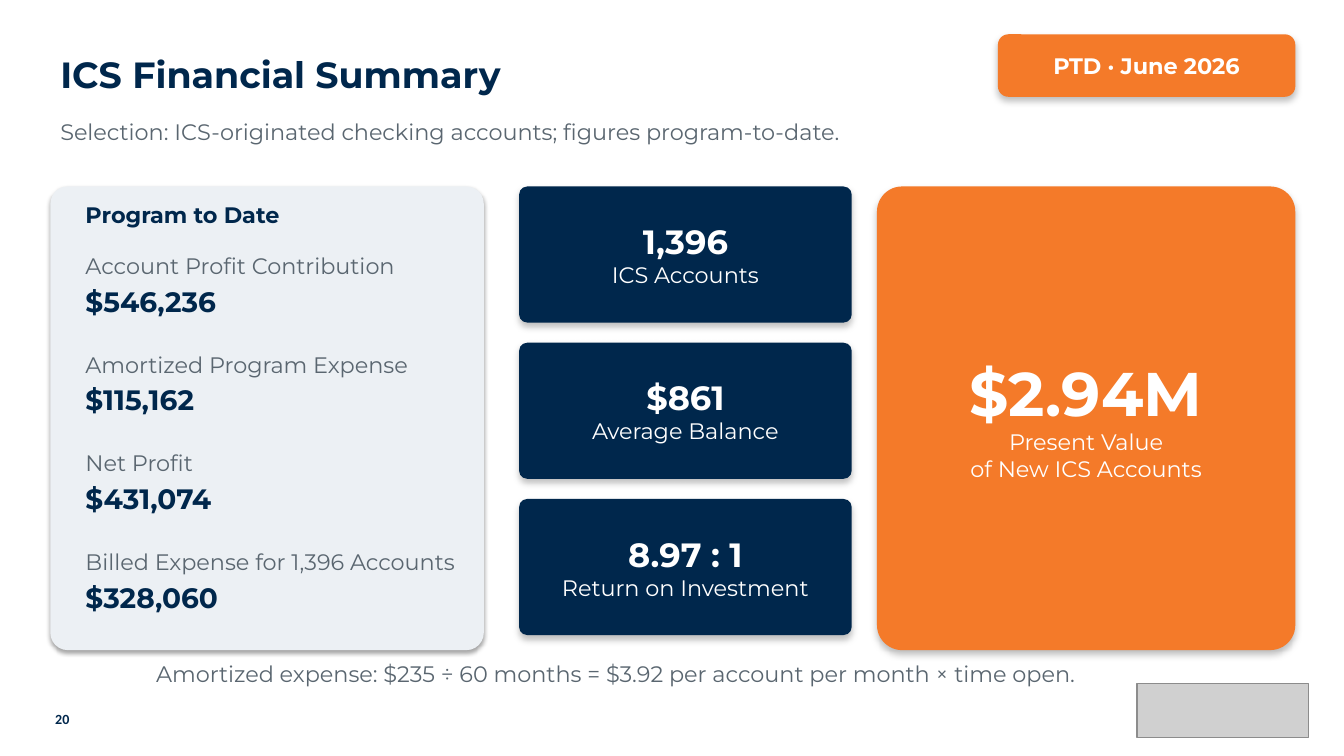
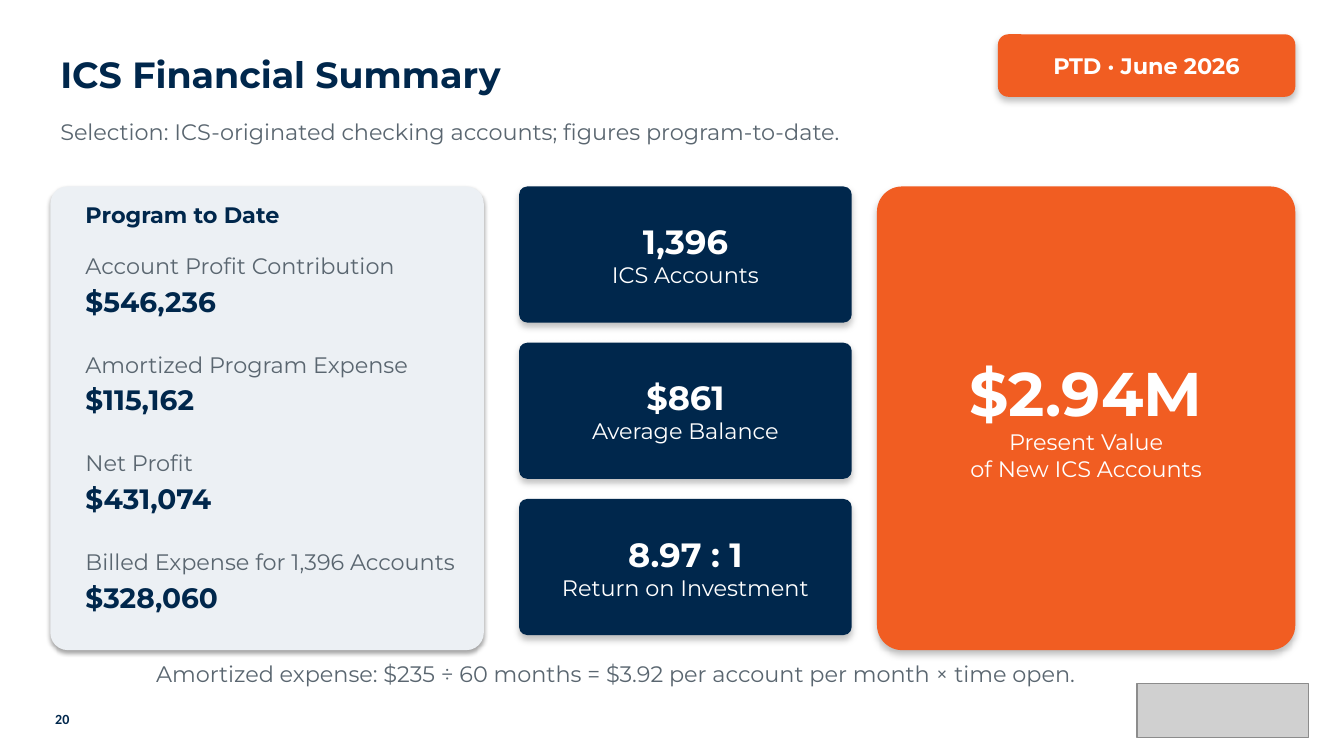
Before and after one commit to aburgard-csi/Velocity_Reporting, a slide deck: slide 20 of templates/ics_template.pptx. Drawn at 1344x756 pixels with LibreOffice and Linux fonts; fonts in the diff are those of the drawing; grey boxes stand for pictures. Boxes give left, top, right and bottom in pixels: in the first picture for what was removed or moved away, otherwise in the second. Text is boxed around its words. In the diff, an @@ line names an element or a change of style, - is before the commit and + after.

```diff
--- a/templates/ics_template.pptx
+++ b/templates/ics_template.pptx
@@ rounded rectangle "PTD · June 2026" at (x1=998, y1=34, x2=1296, y2=97): fill #F47A29 to #F15D22 @@
@@ rounded rectangle "$2.94M" at (x1=877, y1=187, x2=1296, y2=650): fill #F47A29 to #F15D22 @@
```
Also in this commit, not shown: 14 other slides changed, 13 other files.
